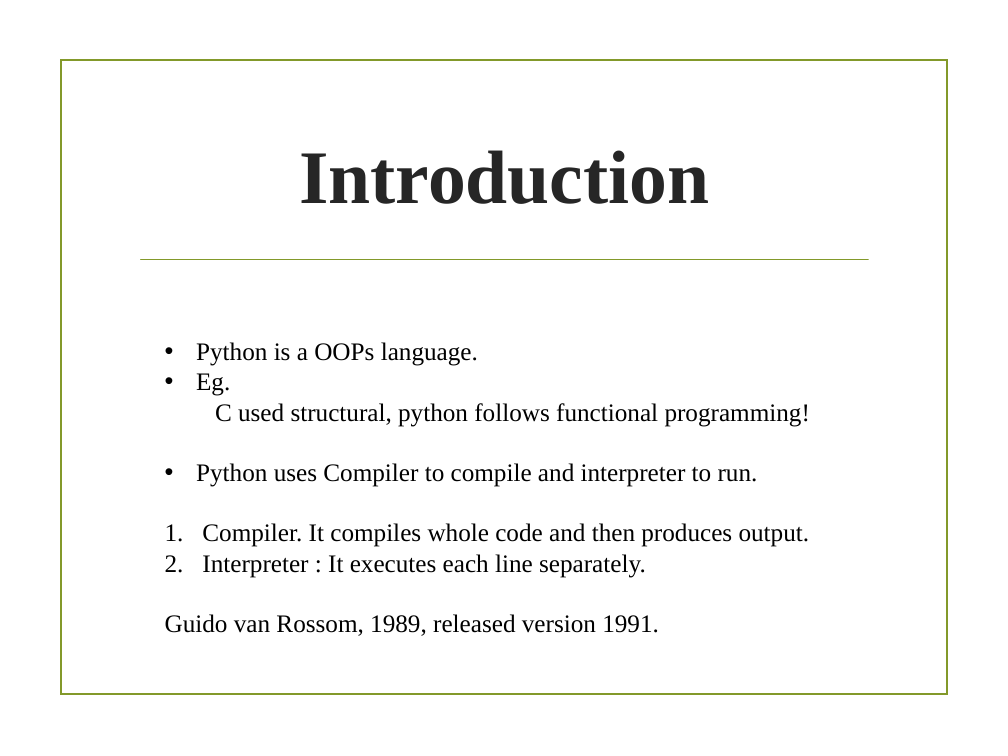
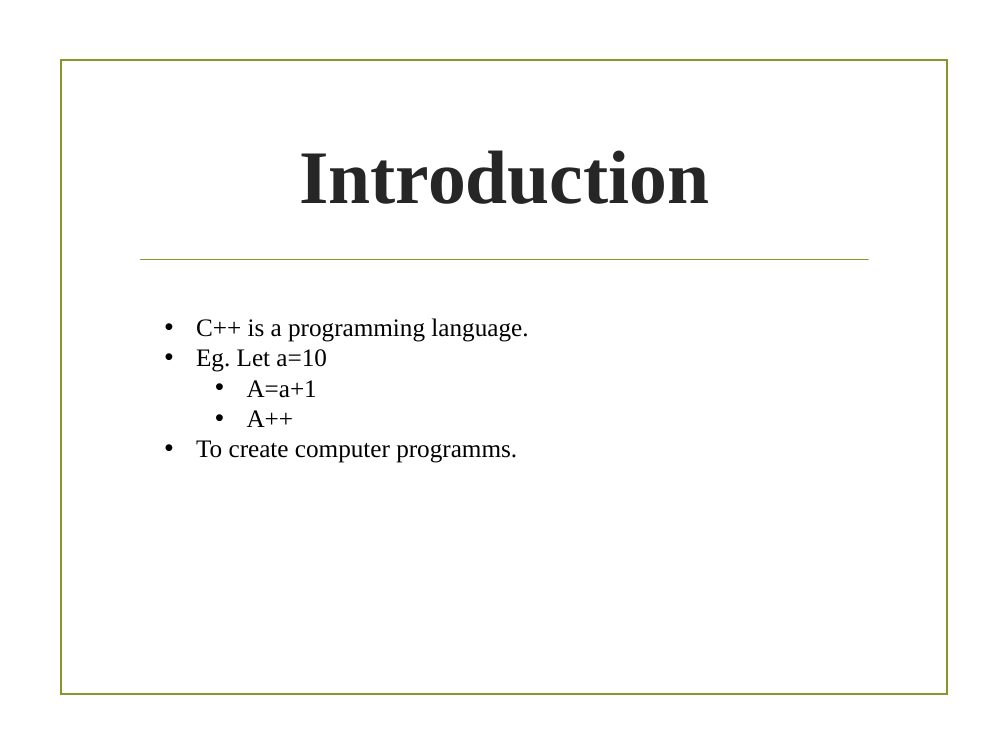
Before and after one commit to tf153/Connect-Bud, a slide deck: slide 4 of PPT/Java/class 1.pptx. Drawn at 1008x756 pixels with LibreOffice and Linux fonts; fonts in the diff are those of the drawing; background and template pictures are left out. Boxes give left, top, right and bottom in pixels: in the first picture for what was removed or moved away, otherwise in the second. Text is boxed around its words. In the diff, an @@ line names an element or a change of style, - is before the commit and + after.

```diff
--- a/PPT/Java/class 1.pptx
+++ b/PPT/Java/class 1.pptx
@@ text added at (196,318,528,463), 18 pt, text #000000 @@
+• C++ is a programming language.
+• Eg. Let a=10
+  • A=a+1
+  • A++
+• To create computer programms.
@@ text removed at (165,342,810,636) @@
-• Python is a OOPs language.
-• Eg.
-C used structural, python follows functional programming!
-• Python uses Compiler to compile and interpreter to run.
-1. Compiler. It compiles whole code and then produces output.
-2. Interpreter : It executes each line separately.
-Guido van Rossom, 1989, released version 1991.
```
Also in this commit, not shown: 2 other slides changed, 1 slide added, 2 slides removed, 11 other files.
